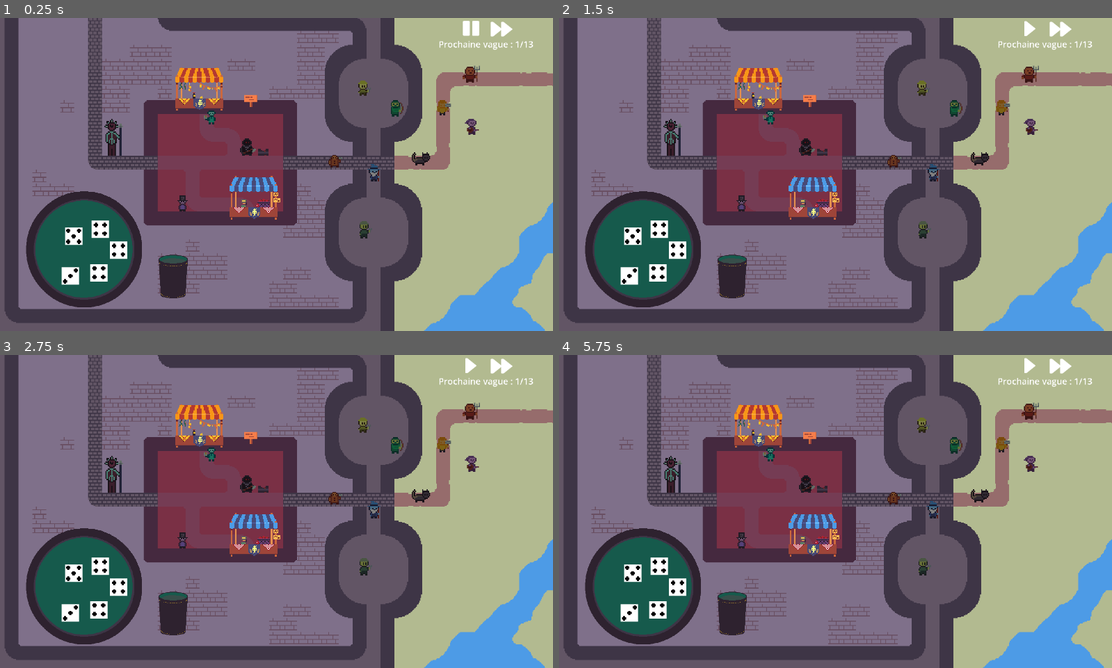
Above: before the commit, frames 1-4 (two rows, left to right).
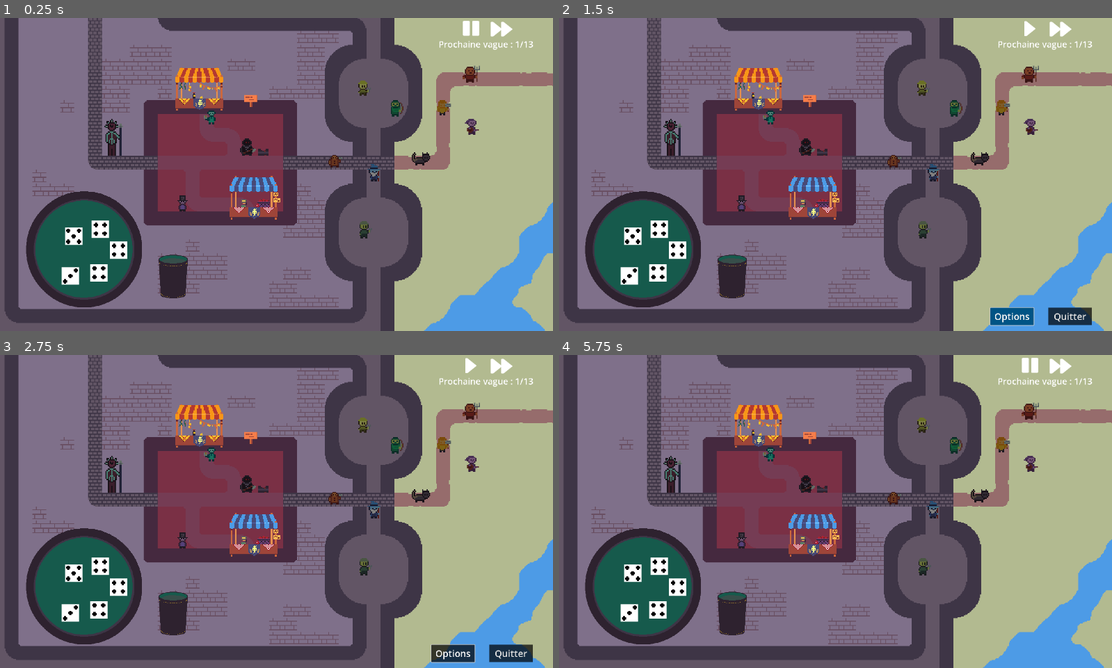
Above: after the commit, the same moments.

Repository: Gubendo/DiceyDefense
Game: Godot game, scene res://Scenes/main.tscn
Same seed, same stepped clock (60 frames per second), same inputs: the game is played once before the commit and once after it.
Inputs (mouse positions are in pixels of both pictures, inside the frame that each line leads up to):
- Up to frame 1 (0.25 s): no input
- Up to frame 2 (1.5 s): click (1029, 27) at 0.5 s; click (1012, 315) at 1.25 s, where only the run after the commit has a clickable "Options"
- Up to frame 3 (2.75 s): move the mouse to (398, 495) at 2.02 s; click (398, 495) at 2.1 s
- Up to frame 4 (5.75 s): move the mouse to (724, 527) at 2.77 s; click (724, 527) at 2.85 s; move the mouse to (890, 442) at 3.52 s; click (890, 442) at 3.6 s; move the mouse to (807, 574) at 4.27 s; click (807, 574) at 4.35 s; move the mouse to (1001, 558) at 5.02 s; click (1001, 558) at 5.1 s; tap Escape (echap, bound only after the commit) at 5.65 s

The runs differ from the first frame. In frame 1, less than 0.1% of the frame differs, in the area x 68-69%, y 48-49%; in frame 2, 0.9%, in the area x 68-97%, y 48-99%; in frame 3, 0.9%; in frame 4, 0.1%.

Commit message:
attack animation for wolf & mage, add buttons and inputs for pause

Diff:
--- a/Scenes/UI.tscn
+++ b/Scenes/UI.tscn
@@ -16,6 +16,8 @@
 [ext_resource type="Theme" uid="uid://dyx21ksbxmx85" path="res://Themes/tooltips.tres" id="11_7mjbh"]
 [ext_resource type="Texture2D" uid="uid://cp5d76wfeqgrx" path="res://Sprites/UI/speed.png" id="11_yd43j"]
 [ext_resource type="Texture2D" uid="uid://drsggjl0ha5n" path="res://Sprites/UI/speed-toggle.png" id="12_8umxh"]
+[ext_resource type="Theme" uid="uid://dcbgwqk4nede7" path="res://UI.tres" id="17_oh6jq"]
+[ext_resource type="Script" path="res://Scripts/Pause.gd" id="17_sfu0v"]
 
 [sub_resource type="Texture2D" id="Texture2D_i8shy"]
 resource_local_to_scene = false
@@ -54,8 +56,6 @@
 [node name="Overlay" type="Control" parent="CanvasLayer"]
 layout_mode = 3
 anchors_preset = 0
-offset_right = 40.0
-offset_bottom = 40.0
 
 [node name="Plateau" type="TextureRect" parent="CanvasLayer/Overlay"]
 offset_left = 102.0
@@ -137,8 +137,6 @@
 [node name="Vague" type="Control" parent="CanvasLayer"]
 layout_mode = 3
 anchors_preset = 0
-offset_right = 40.0
-offset_bottom = 40.0
 
 [node name="number" type="Label" parent="CanvasLayer/Vague"]
 offset_left = 1454.0
@@ -180,6 +178,7 @@
 stretch_mode = 0
 
 [node name="SpeedUp" type="TextureButton" parent="CanvasLayer/Vague/Controls"]
+process_mode = 1
 custom_minimum_size = Vector2i(100, 0)
 offset_left = 104.0
 offset_right = 204.0
@@ -189,3 +188,33 @@
 texture_pressed = ExtResource("12_8umxh")
 ignore_texture_size = true
 stretch_mode = 0
+
+[node name="Pause" type="Control" parent="CanvasLayer"]
+process_mode = 3
+layout_mode = 3
+anchors_preset = 0
+script = ExtResource("17_sfu0v")
+
+[node name="Options" type="Button" parent="CanvasLayer/Pause"]
+process_mode = 3
+visible = false
+offset_left = 1500.0
+offset_top = 1000.0
+offset_right = 1650.0
+offset_bottom = 1060.0
+theme = ExtResource("17_oh6jq")
+theme_override_font_sizes/font_size = 32
+text = "Options"
+
+[node name="Quitter" type="Button" parent="CanvasLayer/Pause"]
+process_mode = 3
+visible = false
+offset_left = 1700.0
+offset_top = 1000.0
+offset_right = 1850.0
+offset_bottom = 1060.0
+theme = ExtResource("17_oh6jq")
+theme_override_font_sizes/font_size = 32
+text = "Quitter"
+
+[connection signal="pause" from="CanvasLayer/Pause" to="." method="on_PausePlay_pressed"]
--- a/Scenes/Units/Colosse.tscn
+++ b/Scenes/Units/Colosse.tscn
@@ -169,7 +169,6 @@
 
 [node name="bg" type="TextureRect" parent="CanvasLayer/Tooltip"]
 modulate = Color(0.0352941, 0.0117647, 0, 1)
-layout_mode = 1
 anchors_preset = 15
 anchor_right = 1.0
 anchor_bottom = 1.0
@@ -179,7 +178,6 @@
 texture = SubResource("Texture2D_ko2dj")
 
 [node name="Name" type="Label" parent="CanvasLayer/Tooltip"]
-layout_mode = 0
 offset_left = 2.0
 offset_top = -2.0
 offset_right = 42.0
@@ -187,7 +185,6 @@
 text = "Colosse Royal / Yam's"
 
 [node name="Description" type="RichTextLabel" parent="CanvasLayer/Tooltip"]
-layout_mode = 0
 offset_left = 2.0
 offset_top = 6.0
 offset_right = 59.0
--- a/Scenes/Units/Loup.tscn
+++ b/Scenes/Units/Loup.tscn
@@ -1,10 +1,10 @@
-[gd_scene load_steps=12 format=3 uid="uid://cur0ovc2dvg2t"]
+[gd_scene load_steps=13 format=3 uid="uid://cur0ovc2dvg2t"]
 
 [ext_resource type="Script" path="res://Scripts/Units/Paladin.gd" id="1_y5caj"]
 [ext_resource type="Texture2D" uid="uid://c4gip2x6pltvd" path="res://Sprites/Units/loup.png" id="2_c4jtl"]
 [ext_resource type="Texture2D" uid="uid://cfgqx5anoyy70" path="res://Sprites/range.png" id="3_8gm61"]
-[ext_resource type="Texture2D" uid="uid://cfjardngm13w4" path="res://Animations/Loup/loup-hover-idle.png" id="3_r8uf4"]
-[ext_resource type="Texture2D" uid="uid://c7b7vogqh4r45" path="res://Animations/Loup/loup-idle.png" id="4_vq0cg"]
+[ext_resource type="Texture2D" uid="uid://dx0afepdildn4" path="res://Animations/Loup/loup-hover-full.png" id="3_jv4cc"]
+[ext_resource type="Texture2D" uid="uid://bc5o83nruh2v0" path="res://Animations/Loup/loup-full.png" id="4_5d4nj"]
 [ext_resource type="Theme" uid="uid://dyx21ksbxmx85" path="res://Themes/tooltips.tres" id="4_xrb4r"]
 
 [sub_resource type="CircleShape2D" id="CircleShape2D_qj271"]
@@ -70,9 +70,52 @@
 "values": [0, 1, 2, 3, 4, 5, 6, 7, 8]
 }
 
+[sub_resource type="Animation" id="Animation_va7ut"]
+resource_name = "attack"
+length = 0.5
+tracks/0/type = "value"
+tracks/0/imported = false
+tracks/0/enabled = true
+tracks/0/path = NodePath("Unit/Hover:frame")
+tracks/0/interp = 1
+tracks/0/loop_wrap = true
+tracks/0/keys = {
+"times": PackedFloat32Array(0, 0.1, 0.2, 0.3),
+"transitions": PackedFloat32Array(1, 1, 1, 1),
+"update": 1,
+"values": [9, 10, 11, 12]
+}
+tracks/1/type = "value"
+tracks/1/imported = false
+tracks/1/enabled = true
+tracks/1/path = NodePath("Unit/Sprite:frame")
+tracks/1/interp = 1
+tracks/1/loop_wrap = true
+tracks/1/keys = {
+"times": PackedFloat32Array(0, 0.1, 0.2, 0.3),
+"transitions": PackedFloat32Array(1, 1, 1, 1),
+"update": 1,
+"values": [9, 10, 11, 12]
+}
+tracks/2/type = "method"
+tracks/2/imported = false
+tracks/2/enabled = true
+tracks/2/path = NodePath(".")
+tracks/2/interp = 1
+tracks/2/loop_wrap = true
+tracks/2/keys = {
+"times": PackedFloat32Array(0.3),
+"transitions": PackedFloat32Array(1),
+"values": [{
+"args": [],
+"method": &"special"
+}]
+}
+
 [sub_resource type="AnimationLibrary" id="AnimationLibrary_ou866"]
 _data = {
 "RESET": SubResource("Animation_qy21s"),
+"attack": SubResource("Animation_va7ut"),
 "idle": SubResource("Animation_jp67q")
 }
 
@@ -96,13 +139,17 @@
 texture_normal = ExtResource("2_c4jtl")
 
 [node name="Hover" type="Sprite2D" parent="Unit"]
-texture = ExtResource("3_r8uf4")
+position = Vector2(1, 0)
+texture = ExtResource("3_jv4cc")
 hframes = 9
+vframes = 2
 
 [node name="Sprite" type="Sprite2D" parent="Unit"]
 visible = false
-texture = ExtResource("4_vq0cg")
+position = Vector2(1, 0)
+texture = ExtResource("4_5d4nj")
 hframes = 9
+vframes = 2
 
 [node name="Range" type="Area2D" parent="."]
 
--- a/Scenes/Units/Mage.tscn
+++ b/Scenes/Units/Mage.tscn
@@ -1,10 +1,10 @@
-[gd_scene load_steps=12 format=3 uid="uid://drdr6dkao3hnd"]
+[gd_scene load_steps=13 format=3 uid="uid://drdr6dkao3hnd"]
 
 [ext_resource type="Script" path="res://Scripts/Units/Mage.gd" id="1_t5djv"]
 [ext_resource type="Texture2D" uid="uid://dtom1n33r4ufi" path="res://Sprites/Units/mage.png" id="2_4cg3e"]
 [ext_resource type="Texture2D" uid="uid://cfgqx5anoyy70" path="res://Sprites/range.png" id="3_8gm61"]
-[ext_resource type="Texture2D" uid="uid://luq6humgi0xw" path="res://Animations/Mage/mage-hover-idle.png" id="3_lsot3"]
-[ext_resource type="Texture2D" uid="uid://drfqdq3s1lqsq" path="res://Animations/Mage/mage-idle.png" id="4_qjxnb"]
+[ext_resource type="Texture2D" uid="uid://doopv7psf4jj6" path="res://Animations/Mage/mage-hover-full.png" id="3_nl16d"]
+[ext_resource type="Texture2D" uid="uid://2tewi2aaasml" path="res://Animations/Mage/mage-full.png" id="4_is6j0"]
 [ext_resource type="Theme" uid="uid://dyx21ksbxmx85" path="res://Themes/tooltips.tres" id="4_xrb4r"]
 
 [sub_resource type="CircleShape2D" id="CircleShape2D_qj271"]
@@ -39,6 +39,48 @@
 "transitions": PackedFloat32Array(1),
 "update": 1,
 "values": [0]
+}
+
+[sub_resource type="Animation" id="Animation_72ip3"]
+resource_name = "attack"
+length = 0.6
+tracks/0/type = "value"
+tracks/0/imported = false
+tracks/0/enabled = true
+tracks/0/path = NodePath("Unit/Hover:frame")
+tracks/0/interp = 1
+tracks/0/loop_wrap = true
+tracks/0/keys = {
+"times": PackedFloat32Array(0, 0.1, 0.2, 0.3),
+"transitions": PackedFloat32Array(1, 1, 1, 1),
+"update": 1,
+"values": [5, 6, 7, 8]
+}
+tracks/1/type = "value"
+tracks/1/imported = false
+tracks/1/enabled = true
+tracks/1/path = NodePath("Unit/Sprite:frame")
+tracks/1/interp = 1
+tracks/1/loop_wrap = true
+tracks/1/keys = {
+"times": PackedFloat32Array(0, 0.1, 0.2, 0.3),
+"transitions": PackedFloat32Array(1, 1, 1, 1),
+"update": 1,
+"values": [5, 6, 7, 8]
+}
+tracks/2/type = "method"
+tracks/2/imported = false
+tracks/2/enabled = true
+tracks/2/path = NodePath(".")
+tracks/2/interp = 1
+tracks/2/loop_wrap = true
+tracks/2/keys = {
+"times": PackedFloat32Array(0.4),
+"transitions": PackedFloat32Array(1),
+"values": [{
+"args": [],
+"method": &"special"
+}]
 }
 
 [sub_resource type="Animation" id="Animation_d3hld"]
@@ -73,6 +115,7 @@
 [sub_resource type="AnimationLibrary" id="AnimationLibrary_m2w2x"]
 _data = {
 "RESET": SubResource("Animation_6r48v"),
+"attack": SubResource("Animation_72ip3"),
 "idle": SubResource("Animation_d3hld")
 }
 
@@ -96,13 +139,15 @@
 texture_normal = ExtResource("2_4cg3e")
 
 [node name="Hover" type="Sprite2D" parent="Unit"]
-texture = ExtResource("3_lsot3")
+texture = ExtResource("3_nl16d")
 hframes = 5
+vframes = 2
 
 [node name="Sprite" type="Sprite2D" parent="Unit"]
 visible = false
-texture = ExtResource("4_qjxnb")
+texture = ExtResource("4_is6j0")
 hframes = 5
+vframes = 2
 
 [node name="Range" type="Area2D" parent="."]
 
@@ -128,7 +173,6 @@
 
 [node name="bg" type="TextureRect" parent="CanvasLayer/Tooltip"]
 modulate = Color(0.0352941, 0.0117647, 0, 1)
-layout_mode = 1
 anchors_preset = 15
 anchor_right = 1.0
 anchor_bottom = 1.0
@@ -139,7 +183,6 @@
 texture = SubResource("Texture2D_ko2dj")
 
 [node name="Name" type="Label" parent="CanvasLayer/Tooltip"]
-layout_mode = 0
 offset_left = 2.0
 offset_top = -2.0
 offset_right = 42.0
@@ -147,7 +190,6 @@
 text = "Mage / Total des 5"
 
 [node name="Description" type="RichTextLabel" parent="CanvasLayer/Tooltip"]
-layout_mode = 0
 offset_left = 2.0
 offset_top = 6.0
 offset_right = 60.0
--- a/Scenes/Units/Soldier.tscn
+++ b/Scenes/Units/Soldier.tscn
@@ -176,7 +176,6 @@
 
 [node name="bg" type="TextureRect" parent="CanvasLayer/Tooltip"]
 modulate = Color(0.0352941, 0.0117647, 0, 1)
-layout_mode = 1
 anchors_preset = 15
 anchor_right = 1.0
 anchor_bottom = 1.0
@@ -186,7 +185,6 @@
 texture = SubResource("Texture2D_ko2dj")
 
 [node name="Name" type="Label" parent="CanvasLayer/Tooltip"]
-layout_mode = 0
 offset_left = 2.0
 offset_top = -2.0
 offset_right = 42.0
@@ -194,7 +192,6 @@
 text = "Soldat / Total des 1"
 
 [node name="Description" type="RichTextLabel" parent="CanvasLayer/Tooltip"]
-layout_mode = 0
 offset_left = 2.0
 offset_top = 6.0
 offset_right = 59.0
--- /dev/null
+++ b/Scripts/Pause.gd
@@ -0,0 +1,8 @@
+extends Control
+
+signal pause()
+
+func _input(event: InputEvent) -> void:
+	if Input.is_action_just_pressed("echap"):
+		get_node("../Vague/Controls/PausePlay").button_pressed = !get_node("../Vague/Controls/PausePlay").button_pressed
+		emit_signal("pause")
--- a/Scripts/UI.gd
+++ b/Scripts/UI.gd
@@ -8,8 +8,11 @@
 @onready var gobelet: TextureButton = get_node("CanvasLayer/Overlay/Gobelet")
 @onready var pausePlay: TextureButton = get_node("CanvasLayer/Vague/Controls/PausePlay")
 @onready var speedUp: TextureButton = get_node("CanvasLayer/Vague/Controls/SpeedUp")
+@onready var optionsButton: Button = get_node("CanvasLayer/Pause/Options")
+@onready var quitButton: Button = get_node("CanvasLayer/Pause/Quitter")
 @onready var waveNumber: Label = get_node("CanvasLayer/Vague/number")
 @onready var remainingEnemies: Label = get_node("CanvasLayer/Vague/remaining")
+@onready var pauseMenu: Control = get_node("CanvasLayer/Pause")
 
 var unfrozenDices: Array = []
 var frozenDices: Array = []
@@ -24,6 +27,7 @@
 var coupsRestant: int
 # Called when the node enters the scene tree for the first time.
 func _ready() -> void:
+	set_process_input(true)
 	rng.randomize()
 	coupsRestant = nbRolls + 1
 	for dice in dicesList:
@@ -37,8 +41,13 @@
 	gobelet.mouse_entered.connect(enable_tooltip_gobelet)
 	gobelet.mouse_exited.connect(disable_tooltip_gobelet)
 	gobelet.pressed.connect(press_roll)
+
 	pausePlay.pressed.connect(on_PausePlay_pressed)
 	speedUp.pressed.connect(on_SpeedUp_pressed)
+
+	quitButton.pressed.connect(quit)
+	optionsButton.pressed.connect(options)
+
 
 # Called every frame. 'delta' is the elapsed time since the previous frame.
 func _process(delta: float) -> void:
@@ -54,6 +63,8 @@
 					unfrozenDices.erase(node)
 				update_dice_pos()
 				break
+
+
 	var enemies: float = get_tree().get_root().get_node("Main").enemies_in_wave
 	if enemies == 1: remainingEnemies.text = "1 ennemi restant"
 	else: remainingEnemies.text = str(enemies) + " ennemis restant"
@@ -141,8 +152,12 @@
 func on_PausePlay_pressed() -> void:
 	if get_tree().is_paused():
 		get_tree().paused = false
+		for node in pauseMenu.get_children():
+			node.visible = false
 	else:
 		get_tree().paused = true
+		for node in pauseMenu.get_children():
+			node.visible = true
 
 func on_SpeedUp_pressed() -> void:
 	if Engine.get_time_scale() == 2.0:
@@ -174,3 +189,9 @@
 	for dice in dicesList:
 		dice.modulate = Color(1, 1, 1)
 		dice.get_node("Highlight").visible = false
+
+func quit() -> void:
+	get_tree().quit()
+
+func options() -> void:
+	print("C'est les options !!")
--- a/Scripts/Units/Mage.gd
+++ b/Scripts/Units/Mage.gd
@@ -7,7 +7,8 @@
 
 func special() -> void:
 	print("MAGE : Je tire une boule de givre")
-	target.apply_slow(0.5, 2)
+	if target != null:
+		target.apply_slow(0.5, 2)
 	#target.take_dmg(stats[level]["damage"])
 
 func update_level(value: int) -> void:
--- a/Scripts/Units/Soldier.gd
+++ b/Scripts/Units/Soldier.gd
@@ -11,8 +11,6 @@
 	print("PAYSAN : Je donne un coup d'épée")
 	if target != null:
 		target.take_dmg(stats[level]["damage"] * buff_dmg)
-		nbAttack += 1
-		print("ATTAQUE N " + str(nbAttack))
 
 func update_level(value: int) -> void:
 	if value == 0: level = 0
--- a/Scripts/Units/unit.gd
+++ b/Scripts/Units/unit.gd
@@ -32,7 +32,6 @@
 var buff_dmg: float = 1
 var last_attack_time: float = 2
 
-var nbAttack = 0
 
 signal choix(coup)
 # Called when the node enters the scene tree for the first time.
@@ -47,7 +46,7 @@
 	if activated and enemies_in_range.size() != 0:
 		select_enemy()
 		show_target("")
-		turn((target.position - position).x)
+		turn(target.global_position.x - global_position.x)
 		if atkReady:
 			attack()
 	else:
@@ -114,6 +113,7 @@
 				enemy.sprite.modulate = Color(1, 1, 1)
 
 func turn(direction: float) -> void:
+	print(direction)
 	if direction < 0:
 		unit.scale = Vector2(-1, 1)
 	else:
--- a/Singletons/GameData.gd
+++ b/Singletons/GameData.gd
@@ -50,7 +50,7 @@
 var mage_stats: Dictionary = {
 	1: {
 		"damage": 20,
-		"cooldown": 0.1,
+		"cooldown": 1,
 		"range": 3,
 	},
 	2: {
--- a/UI.tres
+++ b/UI.tres
@@ -4,7 +4,7 @@
 bg_color = Color(0, 0.329412, 0.521569, 1)
 
 [sub_resource type="StyleBoxFlat" id="StyleBoxFlat_t5p6o"]
-bg_color = Color(0.0941176, 0.458824, 0.670588, 1)
+bg_color = Color(0, 0, 0, 0.709804)
 
 [sub_resource type="StyleBoxFlat" id="StyleBoxFlat_5ntte"]
 bg_color = Color(0.0352941, 0.156863, 0.478431, 1)
--- a/project.godot
+++ b/project.godot
@@ -32,6 +32,12 @@
 "events": [Object(InputEventMouseButton,"resource_local_to_scene":false,"resource_name":"","device":-1,"window_id":0,"a …(236 unchanged characters)…
 ]
 }
+echap={
+"deadzone": 0.5,
+"events": [Object(InputEventKey,"resource_local_to_scene":false,"resource_name":"","device":0,"window_id":0,"alt_pressed":false,"shift_pressed":false,"ctrl_pressed":false,"meta_pressed":false,"pressed":false,"keycode":0,"physical_keycode":4194305,"unicode":0,"echo":false,"script":null)
+, Object(InputEventKey,"resource_local_to_scene":false,"resource_name":"","device":0,"window_id":0,"alt_pressed":false,"shift_pressed":false,"ctrl_pressed":false,"meta_pressed":false,"pressed":false,"keycode":0,"physical_keycode":32,"unicode":0,"echo":false,"script":null)
+]
+}
 
 [rendering]
 
Binary file added: Animations/Loup/loup-attack.png
Not shown, added: Animations/Loup/loup-attack.png.import
Binary file added: Animations/Loup/loup-full.png
Not shown, added: Animations/Loup/loup-full.png.import
Binary file added: Animations/Loup/loup-hover-full.png
Not shown, added: Animations/Loup/loup-hover-full.png.import
Binary file added: Animations/Mage/mage-attack.png
Not shown, added: Animations/Mage/mage-attack.png.import
Binary file added: Animations/Mage/mage-full.png
Not shown, added: Animations/Mage/mage-full.png.import
Binary file added: Animations/Mage/mage-hover-full.png
Not shown, added: Animations/Mage/mage-hover-full.png.import
(and 3 more such lines)
